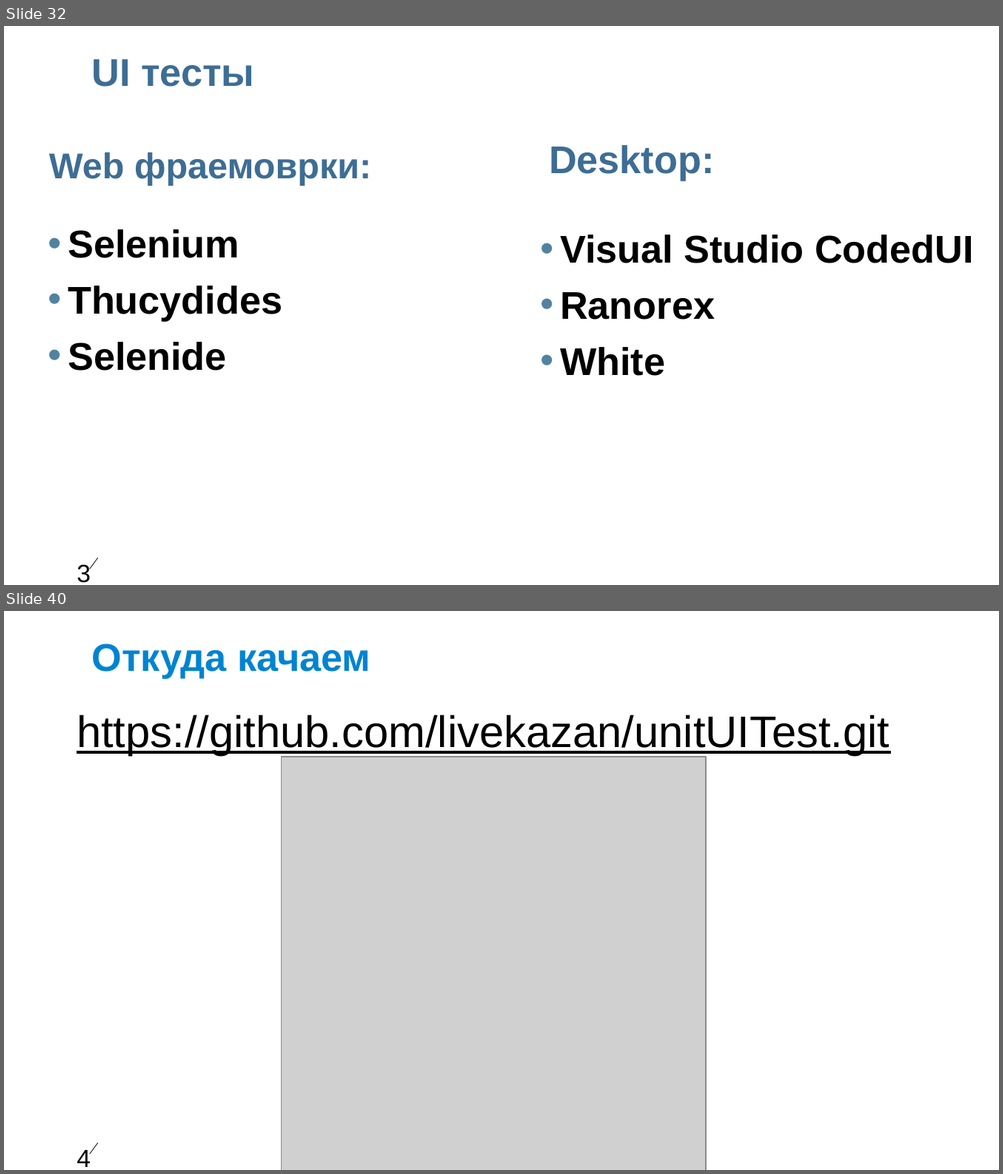
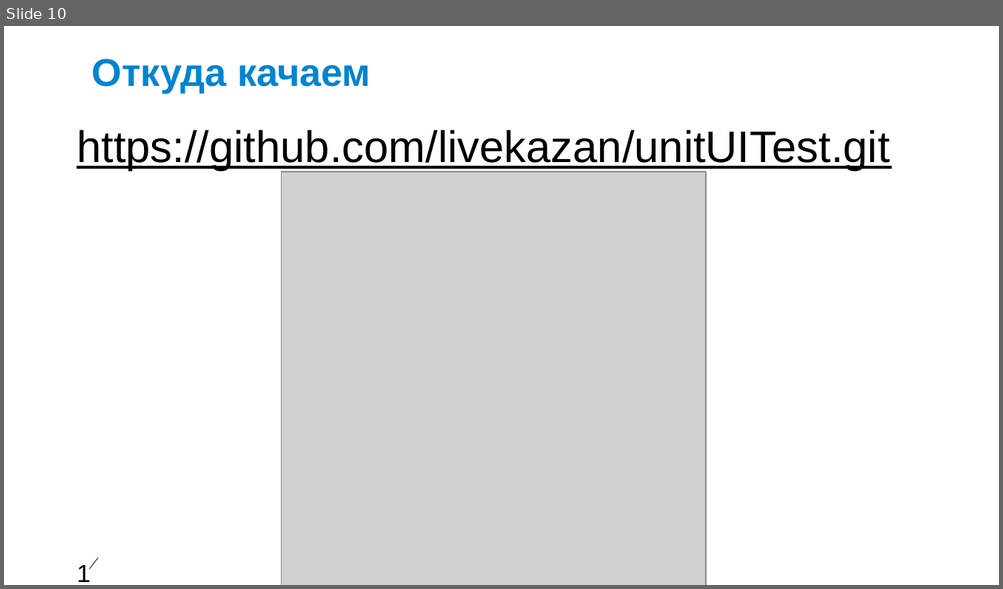
Before and after one commit to livekazan/unitUITest, a slide deck: LiquiBase.ppt. Shown one above the other, each under a label of ours: slides 32 and 40 before the commit, slide 10 after it; the slides between them are not shown. The pictures are 1003x1174 and 1003x589 pixels, drawn with LibreOffice and Linux fonts; fonts in the diff are those of the drawing; grey boxes stand for pictures; background and template pictures are left out. Boxes give left, top, right and bottom in pixels: in the first picture for what was removed or moved away, otherwise in the second. Text is boxed around its words. In the diff, an @@ line names an element or a change of style, - is before the commit and + after.

```diff
--- a/LiquiBase.ppt
+++ b/LiquiBase.ppt
@@ slide 32 removed at [4,26,999,585], background #FFFFFF; not listed: 2 template elements that a slide beside it also shows @@
@@ free removed at [91,48,976,141] @@
-UI тесты
@@ text removed at [49,153,371,185] @@
-Web фраемоврки:
@@ text removed at [549,145,714,181] @@
-Desktop:
@@ free removed at [48,220,329,408] @@
-• Selenium
-• Thucydides
-• Selenide
@@ free removed at [540,225,999,400] @@
-• Visual Studio CodedUI
-• Ranorex
-• White
@@ what was slide 40 is now slide 10 @@
@@ page number at [73,556,90,580]: text changed @@
-40
+10
```
Also in this commit, not shown: 1 slide changed, 8 slides added, 37 other slides removed, 1 other file.
